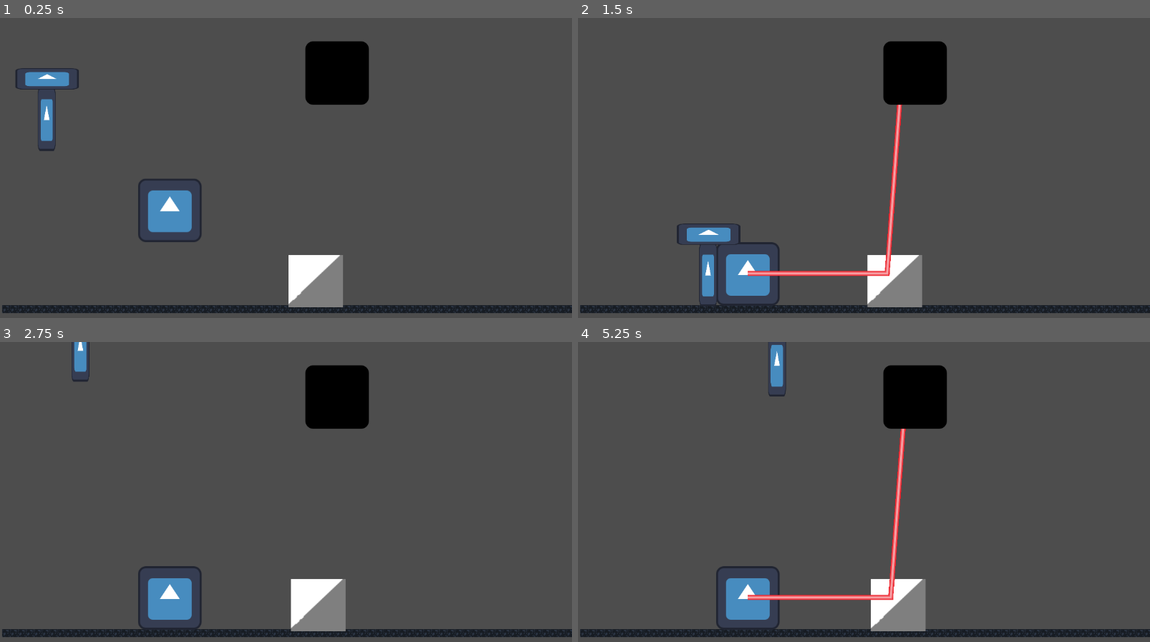
Above: before the commit, frames 1-4 (two rows, left to right).
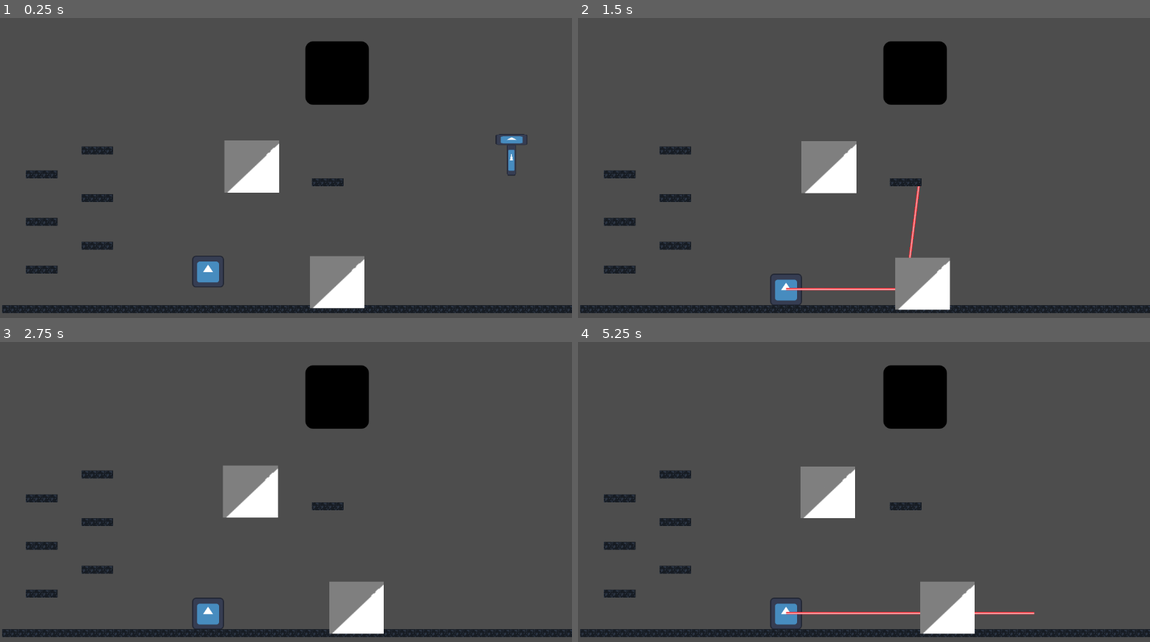
Above: after the commit, the same moments.

Repository: mmh132/ADVPROGFINAL
Game: Godot game, scene res://test_scene.tscn
Same seed, same stepped clock (60 frames per second), same inputs: the game is played once before the commit and once after it. The engine's default icon, where the game draws it, is replaced by a stand-in: a white triangle on a blue panel in a dark square.
Inputs (mouse positions are in pixels of both pictures, inside the frame that each line leads up to):
- Up to frame 1 (0.25 s): no input
- Up to frame 2 (1.5 s): tap Enter (ui_accept) at 0.5, 0.77 s; move the mouse to (989, 162) at 0.52 s; hold Right (ui_right) from 0.53 s (still down); click (989, 162) at 0.67 s; move the mouse to (749, 195) at 1.27 s; click (749, 195) at 1.42 s
- Up to frame 3 (2.75 s): tap Enter (ui_accept) at 1.52 s; move the mouse to (343, 432) at 2.02 s; release Right (ui_right) at 2.03 s; hold Left (ui_left) from 2.03 s (still down); click (343, 432) at 2.17 s
- Up to frame 4 (5.25 s): move the mouse to (835, 567) at 2.77 s; release Left (ui_left) at 2.78 s; hold Right (ui_right) 2.78-4.28 s; click (835, 567) at 2.92 s; tap Enter (ui_accept) at 3.02, 3.77, 4.52 s; move the mouse to (1035, 552) at 3.52 s; click (1035, 552) at 3.67 s; move the mouse to (692, 456) at 4.27 s; hold Left (ui_left) 4.28-5.03 s; click (692, 456) at 4.42 s; move the mouse to (892, 504) at 5.02 s; hold Right (ui_right) from 5.03 s (still down); click (892, 504) at 5.17 s

The runs differ from the first frame. In frame 1, 7.4% of the frame differs, in the area x 2-93%, y 16-97%; in frame 2, 8.2%; in frame 3, 7.1%; in frame 4, 8.7%, in the area x 4-80%, y 0-98%.

Commit message:
Mirror bugs and level design
working on fixing mirror bugs, and making them moveable. added tilemap elements for tester level design

Diff:
--- a/emitter.gd
+++ b/emitter.gd
@@ -16,6 +16,7 @@
 var texture = $Line2D/Laser
 
 var prev = null
+var push:int = 0
 
 func _process(delta):
 	line.clear_points()
@@ -29,6 +30,9 @@
 
 
 		while true:
+
+			print(ray.is_colliding())
+
 			if ray.is_colliding() == false:
 				var pt = ray.global_position + ray.target_position
 				line.add_point(line.to_local(pt))
@@ -40,13 +44,15 @@
 
 			if collision.is_in_group("power_station"):
 				print("winning")
+
+
 			if not collision.is_in_group("mirror"):
 				break
 			var norm = ray.get_collision_normal()
-			"""
+
 			if norm == Vector2(0,0):
 				break
-			"""
+
 			ray.global_position = pt
 			ray.target_position = ray.target_position.bounce(norm)
 			ray.force_raycast_update()
--- a/emitter.tscn
+++ b/emitter.tscn
@@ -24,3 +24,4 @@
 texture_mode = 2
 
 [node name="RayCast2D" type="RayCast2D" parent="."]
+collide_with_areas = true
--- a/mirror_90.gd
+++ b/mirror_90.gd
@@ -1,18 +1,5 @@
-class_name mirror_90 extends CharacterBody2D
+class_name mirror_90 extends RigidBody2D
 
-var gravity = ProjectSettings.get_setting("physics/2d/default_gravity")
-# Called when the node enters the scene tree for the first time.
-func _ready():
-	pass # Replace with function body.
-
-
-# Called every frame. 'delta' is the elapsed time since the previous frame.
-func _process(delta):
-	pass
-
-func _physics_process(delta):
-	# Add the gravity.
-	if not is_on_floor():
-		velocity.y += gravity * delta
-	pass
-	move_and_slide()
+func _integrate_forces(state):
+	angular_velocity = 0
+	rotation_degrees = 0
--- a/mirror_90.tscn
+++ b/mirror_90.tscn
@@ -6,7 +6,7 @@
 [sub_resource type="RectangleShape2D" id="RectangleShape2D_llwgr"]
 size = Vector2(1.25744, 0.158135)
 
-[node name="Mirror90" type="CharacterBody2D" groups=["mirror"]]
+[node name="Mirror90" type="RigidBody2D" groups=["mirror"]]
 script = ExtResource("1_owtgi")
 
 [node name="Untitled" type="Sprite2D" parent="."]
@@ -16,7 +16,7 @@
 texture = ExtResource("2_4chyh")
 
 [node name="CollisionShape2D" type="CollisionShape2D" parent="."]
-position = Vector2(-6, -1.52588e-05)
+position = Vector2(-8, -3)
 rotation = 2.39285
 scale = Vector2(100, 100)
 shape = SubResource("RectangleShape2D_llwgr")
--- a/player.gd
+++ b/player.gd
@@ -25,4 +25,5 @@
 	else:
 		velocity.x = move_toward(velocity.x, 0, SPEED)
 
+	#move_and_slide(velocity, Vector2(0,0), false, 4, 0.785398, true)
 	move_and_slide()
--- a/test_scene.tscn
+++ b/test_scene.tscn
@@ -1036,24 +1036,27 @@
 [node name="TileMap" type="TileMap" parent="."]
 tile_set = SubResource("TileSet_qoij5")
 format = 2
-layer_0/tile_data = PackedInt32Array(2359296, 1441792, 7, 23 …(2560 unchanged characters)… 2359419, 1441792, 7, 2359420, 1441792, 7)
+layer_0/tile_data = PackedInt32Array(2359296, 1441792, 7, 23 …(2560 unchanged characters)… 2359419, 1441792, 7, 2359420, 1441792, 7, 2031622, 1441792, 7, 2031621, 1441792, 7, 2031620, 1441792, 7, 2031619, 1441792, 7, 1835018, 1441792, 7, 1835019, 1441792, 7, 1835020, 1441792, 7, 1835021, 1441792, 7, 1638406, 1441792, 7, 1638405, 1441792, 7, 1638404, 1441792, 7, 1638403, 1441792, 7, 1441802, 1441792, 7, 1441803, 1441792, 7, 1441804, 1441792, 7, 1441805, 1441792, 7, 1245190, 1441792, 7, 1245189, 1441792, 7, 1245188, 1441792, 7, 1245187, 1441792, 7, 1048586, 1441792, 7, 1048587, 1441792, 7, 1048588, 1441792, 7, 1048589, 1441792, 7, 1310759, 1441792, 7, 1310760, 1441792, 7, 1310761, 1441792, 7, 1310762, 1441792, 7, 1310753, 1441792, 7, 1310750, 1441792, 7)
 
 [node name="Mirror90" parent="." instance=ExtResource("2_0byxk")]
-position = Vector2(629, 525)
+position = Vector2(510, 292)
 rotation = 3.14159
-
-[node name="Mirror91" parent="." instance=ExtResource("2_0byxk")]
-visible = false
-position = Vector2(627, 206)
-rotation = -6.28319
+scale = Vector2(0.5, 0.5)
 
 [node name="Camera2D" type="Camera2D" parent="."]
 position = Vector2(572, 321)
 
 [node name="Emitter" parent="." instance=ExtResource("1_cpvxu")]
-position = Vector2(338, 351)
+position = Vector2(415, 475)
+scale = Vector2(0.5, 0.5)
 
 [node name="Player" parent="." instance=ExtResource("4_pgypq")]
+position = Vector2(981, 166)
+scale = Vector2(0.5, 0.5)
 
 [node name="powerstation" parent="." instance=ExtResource("5_gcyym")]
 position = Vector2(579, 27)
+
+[node name="Mirror91" parent="." instance=ExtResource("2_0byxk")]
+position = Vector2(678, 501)
+rotation = 3.14159
